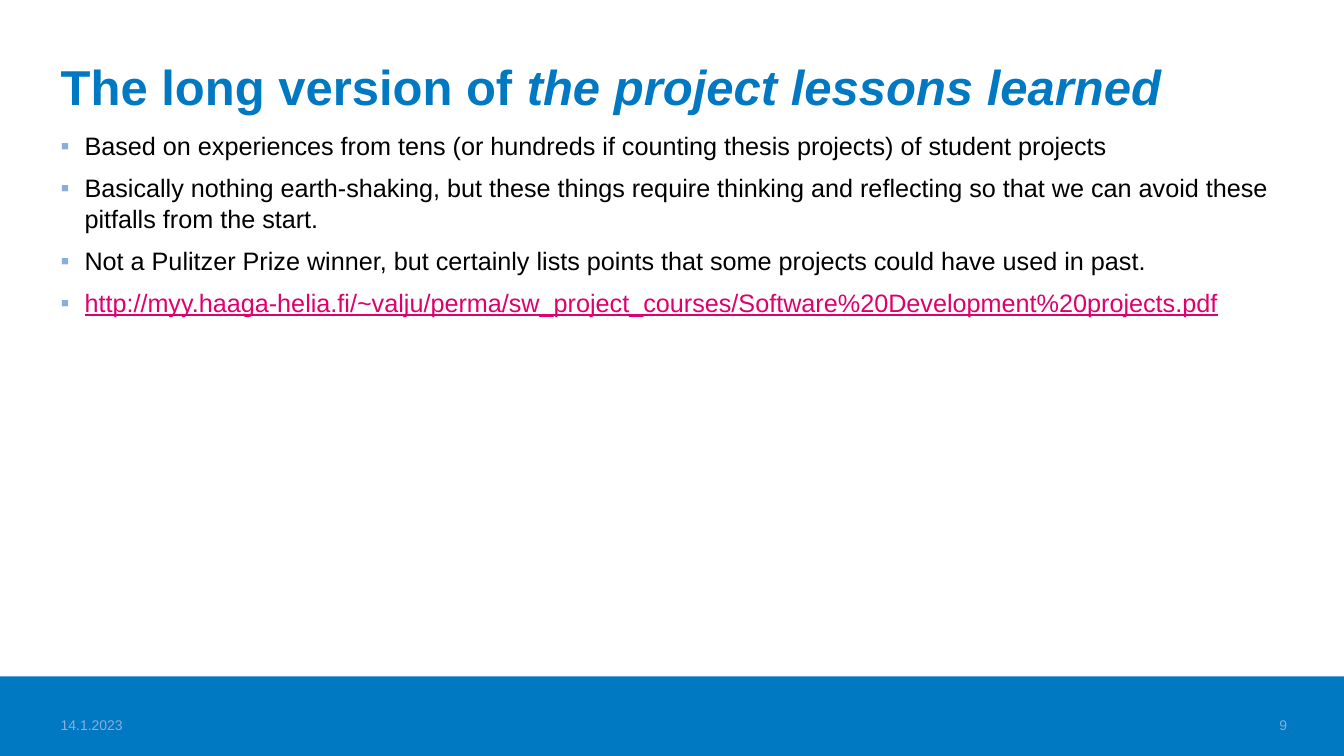
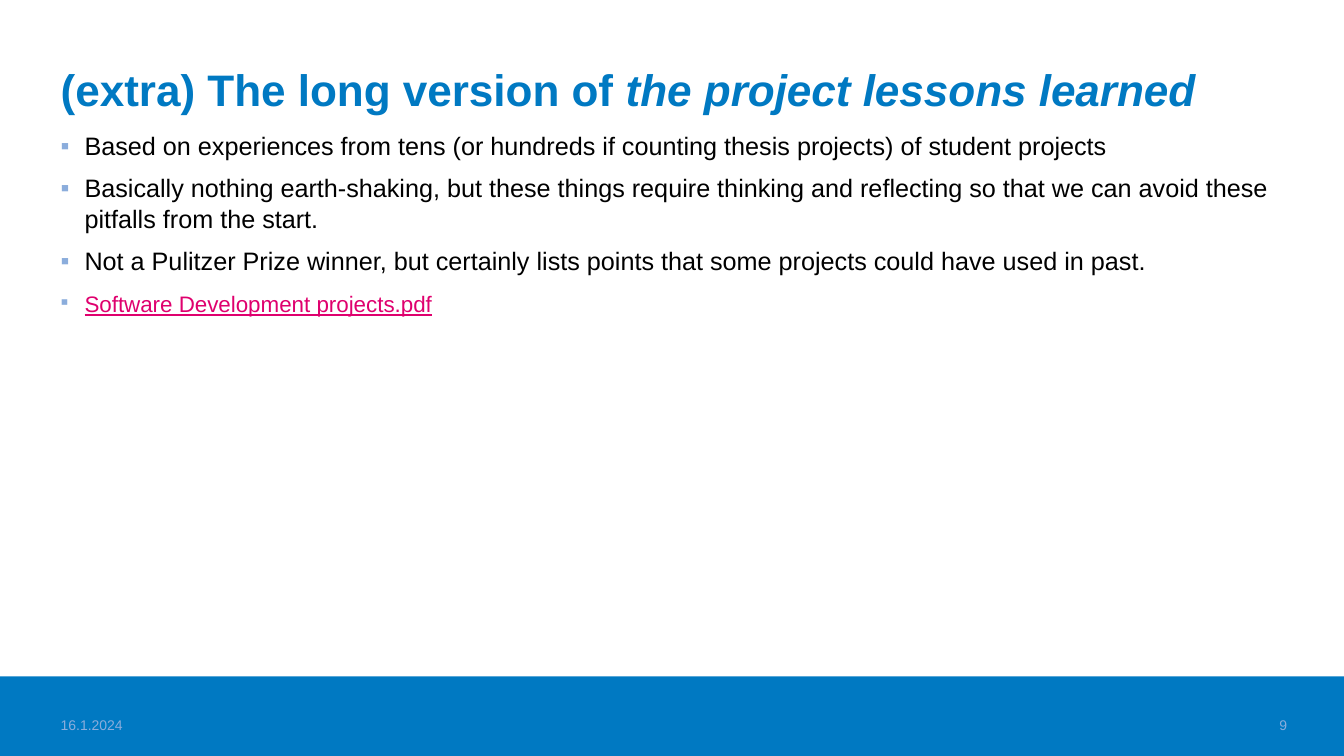
Before and after one commit to haagahelia/ohke-teknologiat, a slide deck: slide 9 of 06_ohjelmistoarkkitehtuurit_ja_patternit/SoftwareProjects_LessonsLearned.pptx. Drawn at 1344x756 pixels with LibreOffice and Linux fonts; fonts in the diff are those of the drawing; background and template pictures are left out. Boxes give left, top, right and bottom in pixels: in the first picture for what was removed or moved away, otherwise in the second. Text is boxed around its words. In the diff, an @@ line names an element or a change of style, - is before the commit and + after.

```diff
--- a/06_ohjelmistoarkkitehtuurit_ja_patternit/SoftwareProjects_LessonsLearned.pptx
+++ b/06_ohjelmistoarkkitehtuurit_ja_patternit/SoftwareProjects_LessonsLearned.pptx
@@ title at bbox=[61, 74, 1196, 114]: text changed; size 35 to 31.5 pt @@
-The long version of the project lessons learned
+(extra) The long version of the project lessons learned
@@ text at bbox=[85, 295, 432, 317]: text changed; size 18 to 16 pt @@
-▪ http://myy.haaga-helia.fi/~valju/perma/sw_project_courses/Software%20Development%20projects.pdf
+▪ Software Development projects.pdf
@@ text at bbox=[61, 720, 123, 730]: text changed @@
-14.1.2023
+16.1.2024
```
Also in this commit, not shown: 8 other slides changed, 1 other file.
